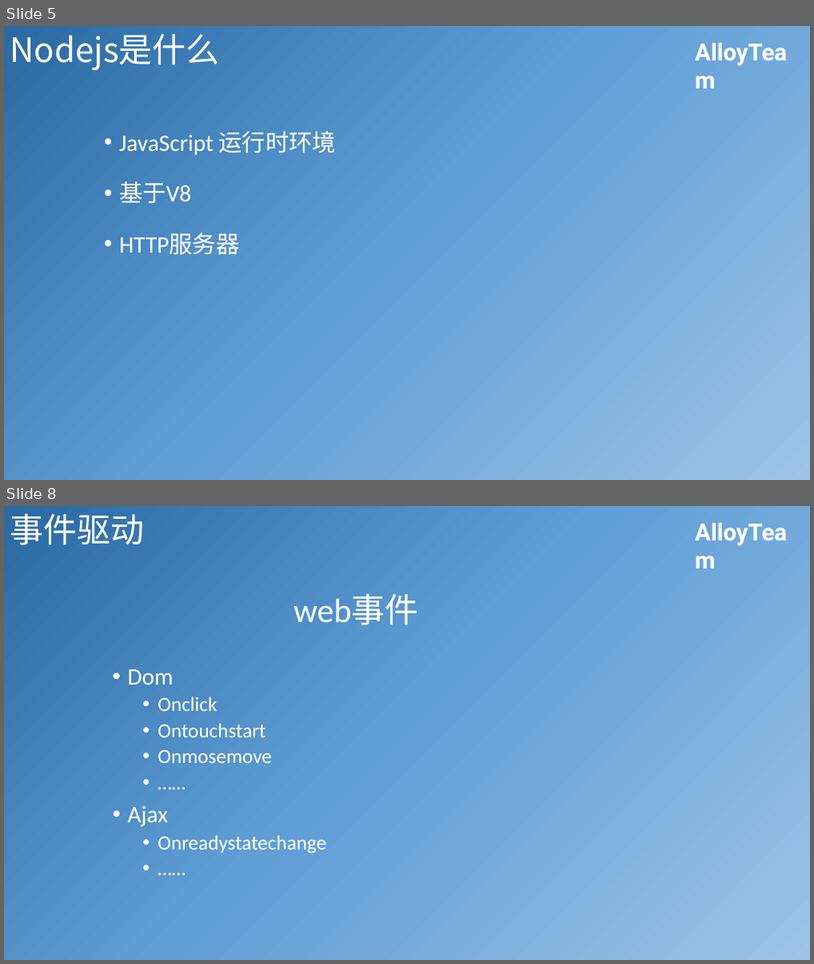
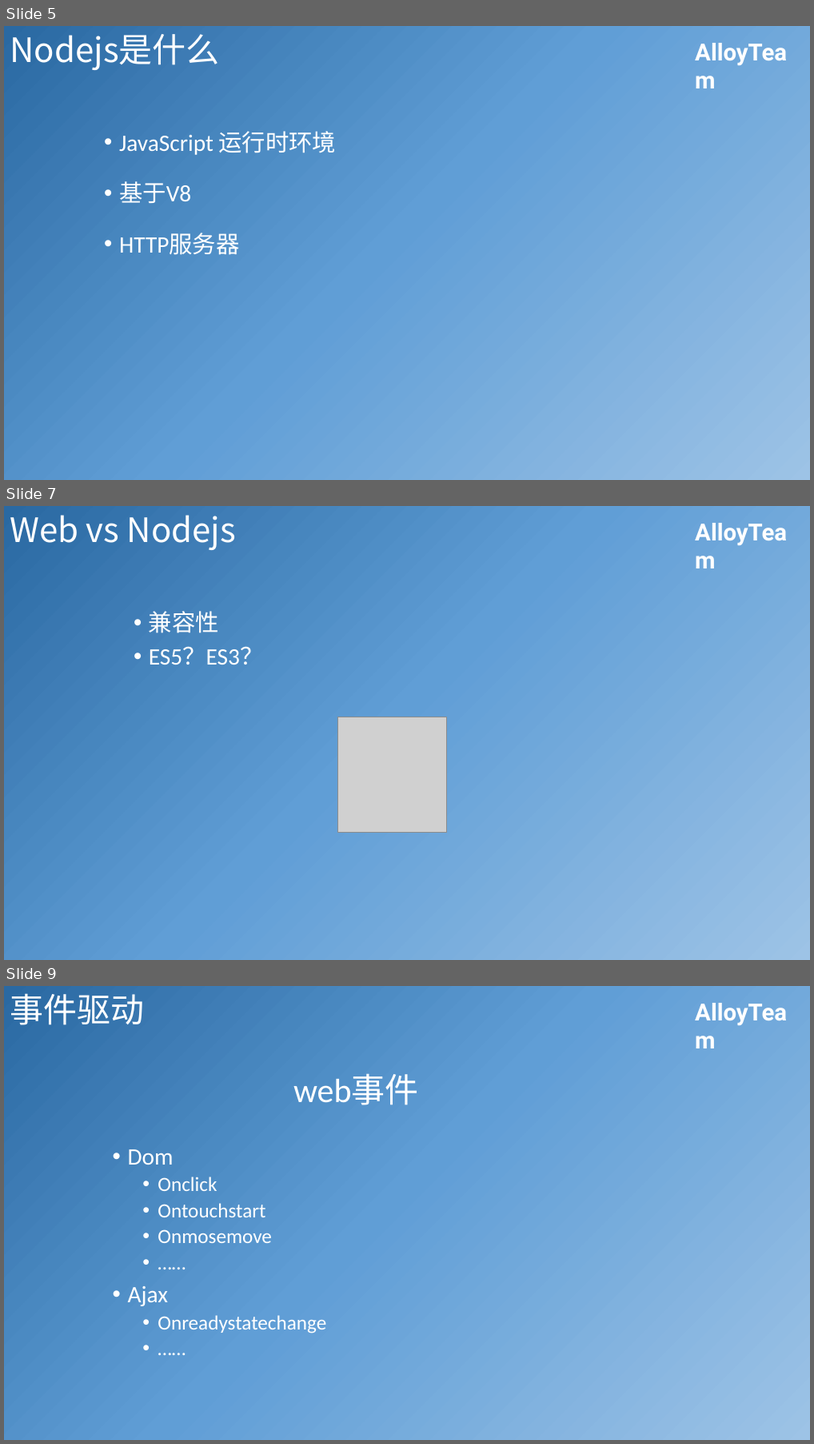
Before and after one commit to JiangJie/ppt, a slide deck: 2015-06/Nodejs基础分享.pptx. Shown one above the other, each under a label of ours: slides 5 and 8 before the commit, slides 5, 7 and 9 after it; the slides between them are not shown. The pictures are 814x964 and 814x1444 pixels, drawn with LibreOffice and Linux fonts; fonts in the diff are those of the drawing; grey boxes stand for pictures; background and template pictures are left out. Boxes give left, top, right and bottom in pixels: in the first picture for what was removed or moved away, otherwise in the second. Text is boxed around its words. In the diff, an @@ line names an element or a change of style, - is before the commit and + after.

```diff
--- a/2015-06/Nodejs基础分享.pptx
+++ b/2015-06/Nodejs基础分享.pptx
@@ slide 7 added at box(4, 506, 810, 960), background gradient #2A69A2 to #609ED6 to #9DC3E6; not listed: 1 template element that a slide beside it also shows @@
@@ title added at box(10, 515, 236, 550), 40 pt, text #FFFFFF @@
+Web vs Nodejs
@@ text added at box(149, 611, 264, 664), 28 pt, text #FFFFFF @@
+• 兼容性
+• ES5？ES3？
@@ picture added at box(338, 716, 447, 832) @@
@@ what was slide 8 is now slide 9 @@
```
Also in this commit, not shown: 2 slides changed.
